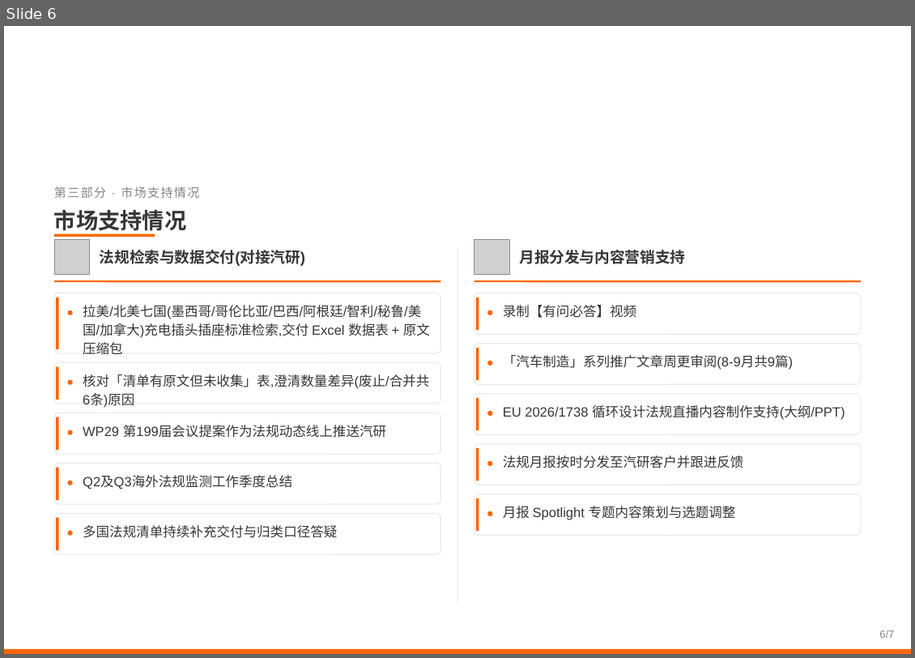
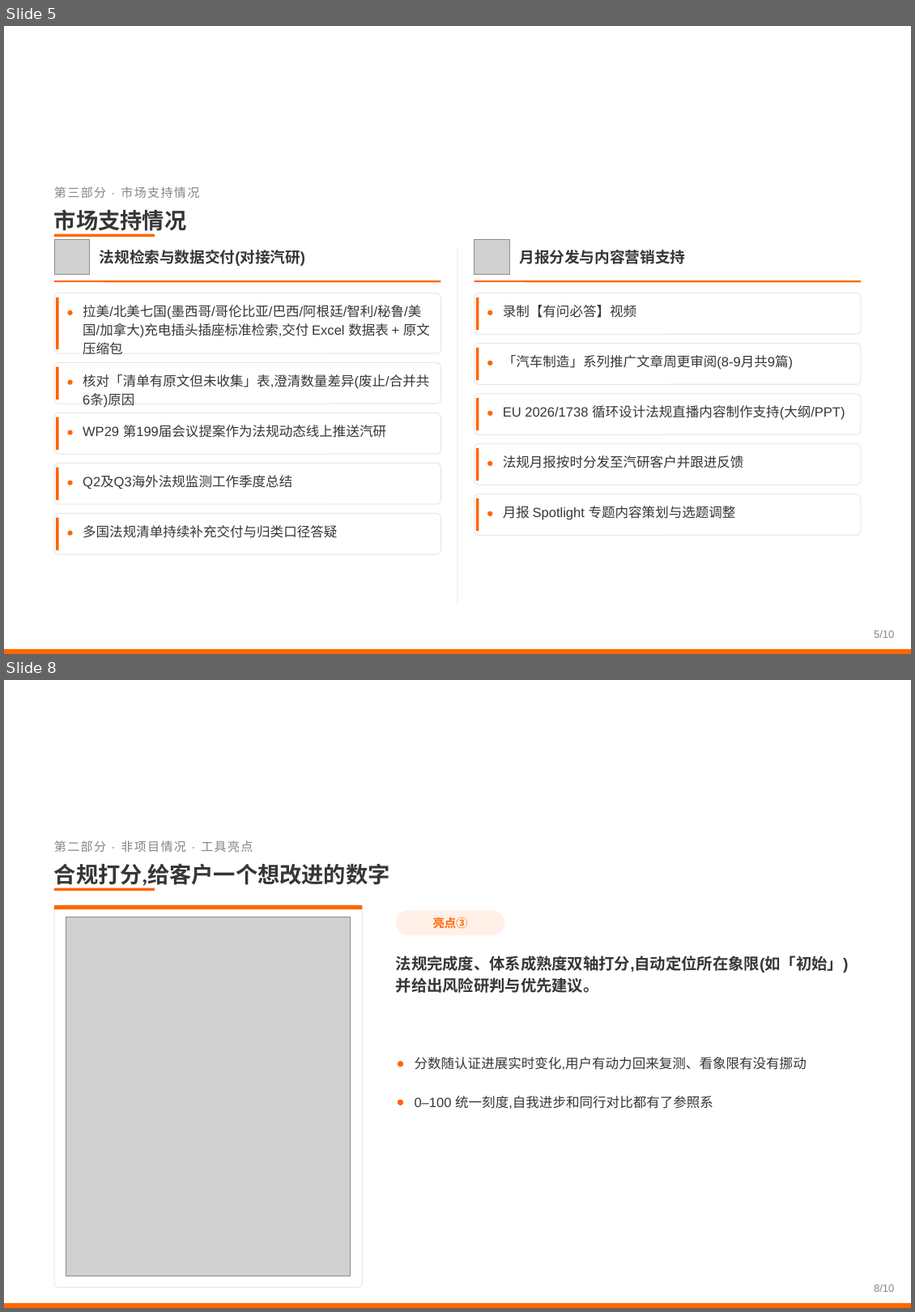
Before and after one commit to zhenghannah1228-boop/Auto-Reg-Monitor, a slide deck: 2026年8-9月工作汇报.pptx. Shown one above the other, each under a label of ours: slide 6 before the commit, slides 5 and 8 after it; the slides between them are not shown. The pictures are 915x658 and 915x1312 pixels, drawn with LibreOffice and Linux fonts; fonts in the diff are those of the drawing; grey boxes stand for pictures; background and template pictures are left out. Boxes give left, top, right and bottom in pixels: in the first picture for what was removed or moved away, otherwise in the second. Text is boxed around its words. In the diff, an @@ line names an element or a change of style, - is before the commit and + after.

```diff
--- a/2026年8-9月工作汇报.pptx
+++ b/2026年8-9月工作汇报.pptx
@@ slide 8 added at (4,680,911,1308), background picture (left out) @@
@@ text added at (54,840,253,852), 10.5 pt, text #848685 @@
+第二部分 · 非项目情况 · 工具亮点
@@ text added at (54,863,390,888), 19 pt, text #363636, bold @@
+合规打分,给客户一个想改进的数字
@@ line added from (54, 890) to (155, 890), #FF6600 2.5 pt @@
@@ rounded rectangle added at (54,905,363,1288), fill #FFFFFF, outline #E8E8E8 0.75 pt @@
@@ rectangle added at (54,905,363,909), fill #FF6600 @@
@@ picture added at (66,917,351,1276) @@
@@ rounded rectangle added at (396,910,505,935), fill #FFF1E8 @@
@@ text added at (433,917,468,929), 10 pt, text #FF6600, bold @@
+亮点③
@@ text added at (396,955,849,993), 13.5 pt, text #363636, bold @@
+法规完成度、体系成熟度双轴打分,自动定位所在象限(如「初始」)并给出风险研判与优先建议。
@@ ellipse added at (398,1062,403,1067), fill #FF6600 @@
@@ text added at (415,1057,807,1070), 11.5 pt, text #363636 @@
+分数随认证进展实时变化,用户有动力回来复测、看象限有没有挪动
@@ ellipse added at (398,1100,403,1105), fill #FF6600 @@
@@ text added at (415,1096,714,1108), 11.5 pt, text #363636 @@
+0–100 统一刻度,自我进步和同行对比都有了参照系
@@ text added at (874,1284,894,1292), 9 pt, text #848685 @@
+8/10
@@ rectangle added at (4,1303,911,1308), fill #FF6600 @@
@@ what was slide 6 is now slide 5 @@
@@ slide 5 changed as well @@
@@ text at (874,630,894,638): text changed @@
-6/7
+5/10
```
Also in this commit, not shown: 5 other slides changed, 3 other slides added, 1 slide removed.
